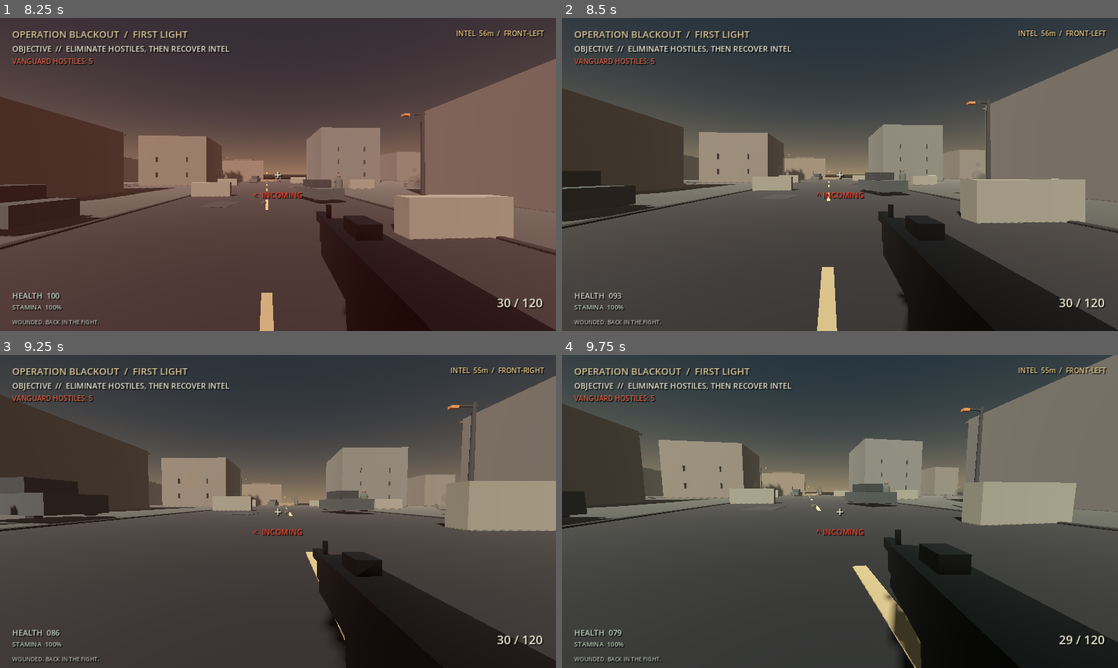
Above: before the commit, frames 1-4 (two rows, left to right).
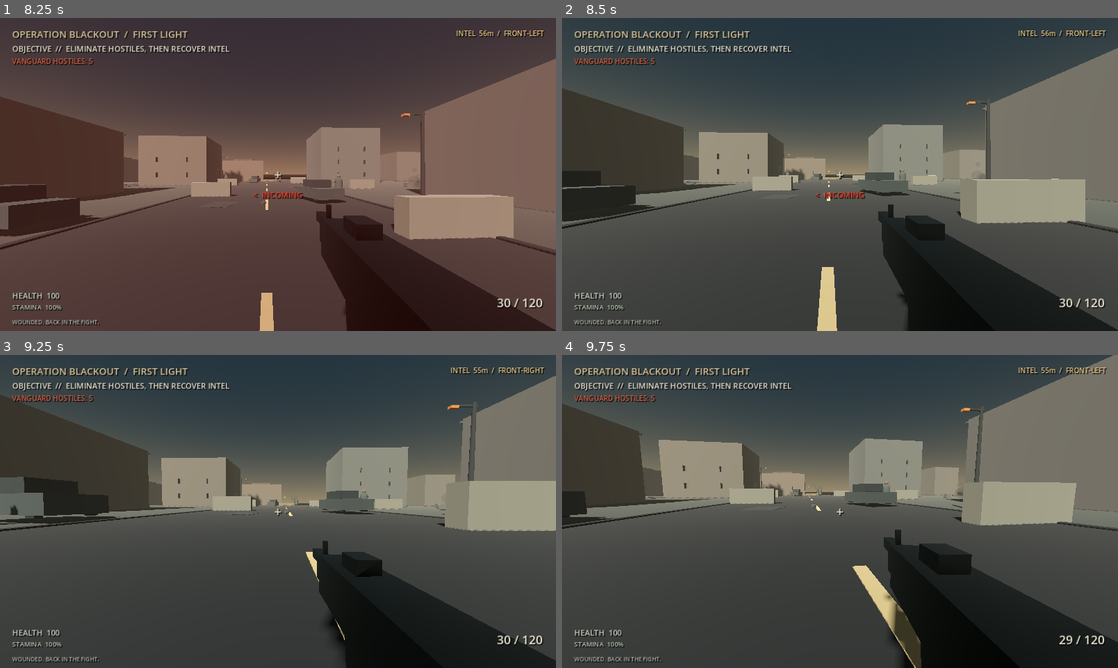
Above: after the commit, the same moments.

Repository: Liladizilla/operation-blackout
Game: Godot game, scene res://scenes/main.tscn
Same seed, same stepped clock (60 frames per second), same inputs: the game is played once before the commit and once after it.
Inputs (mouse positions are in pixels of both pictures, inside the frame that each line leads up to):
- Up to frame 1 (8.25 s): tap Enter at 0.5 s; move the mouse to (305, 174) at 0.52 s; hold W (move_forward) 0.53-5.78 s; tap Ctrl (crouch) at 0.6, 3.6, 6.6 s; click (305, 174) at 0.67 s; tap Space (jump) at 0.77, 1.52, 3.02, 3.77, 4.52, 6.02, 6.77, 7.52 s; move the mouse to (250, 174) at 1.27 s; tap F (interact) at 1.35, 4.35, 7.35 s; move the mouse to (289, 168) at 2.02 s; tap Z (prone) at 2.1, 5.1, 8.1 s; move the mouse to (272, 180) at 2.77 s; tap Shift (sprint) at 2.85, 5.85 s; click (272, 180) at 2.92 s; move the mouse to (316, 177) at 3.52 s; move the mouse to (233, 171) at 4.27 s; move the mouse to (283, 174) at 5.02 s; click (283, 174) at 5.17 s; move the mouse to (255, 168) at 5.77 s; hold D (move_right) 5.78-6.53 s; move the mouse to (305, 174) at 6.52 s; hold W (move_forward) from 6.53 s (still down); move the mouse to (250, 174) at 7.27 s; click (250, 174) at 7.42 s; move the mouse to (289, 168) at 8.02 s
- Up to frame 2 (8.5 s): keep holding W (move_forward)
- Up to frame 3 (9.25 s): move the mouse to (272, 517) at 8.77 s; release W (move_forward) at 8.78 s; hold A (move_left) from 8.78 s (still down); tap Shift (sprint) at 8.85 s; tap Space (jump) at 9.02 s
- Up to frame 4 (9.75 s): move the mouse to (878, 514) at 9.52 s; release A (move_left) at 9.53 s; hold W (move_forward) from 9.53 s (still down); tap Ctrl (crouch) at 9.6 s; click (878, 514) at 9.67 s

Frame 1 is identical in both runs. In frame 2, 0.2% of the frame differs, in the area x 8-55%, y 55-90%; in frame 3, 0.2%; in frame 4, 0.2%.

Commit message:
Add brief protection after player respawn

Diff:
--- a/scripts/player.gd
+++ b/scripts/player.gd
@@ -26,6 +26,7 @@
 var recoil := 0.0
 var ads := false
 var damage_flash := 0.0
+var respawn_invulnerability := 0.0
 var recoil_recovery := 0.0
 var muzzle_light: OmniLight3D
 var muzzle_flash_mesh: MeshInstance3D
@@ -144,6 +145,7 @@
         return
     fire_cooldown = maxf(0.0, fire_cooldown - delta)
     damage_flash = maxf(0.0, damage_flash - delta)
+    respawn_invulnerability = maxf(0.0, respawn_invulnerability - delta)
     if muzzle_flash_timer > 0.0:
         muzzle_flash_timer = maxf(0.0, muzzle_flash_timer - delta)
         if muzzle_flash_timer == 0.0:
@@ -311,6 +313,8 @@
             collider.interact(self)
 
 func apply_damage(amount: float, source_position: Vector3 = Vector3.ZERO) -> void:
+    if respawn_invulnerability > 0.0:
+        return
     health = maxf(0.0, health - amount)
     if hud and hud.has_method("show_damage_direction"):
         hud.show_damage_direction(global_position, global_transform.basis, source_position)
@@ -322,6 +326,7 @@
         reserve = 120
         is_reloading = false
         reload_time = 0.0
+        respawn_invulnerability = 1.5
         global_position = Vector3(0,1.2,25)
         velocity = Vector3.ZERO
         camera_pivot.rotation = Vector3.ZERO
